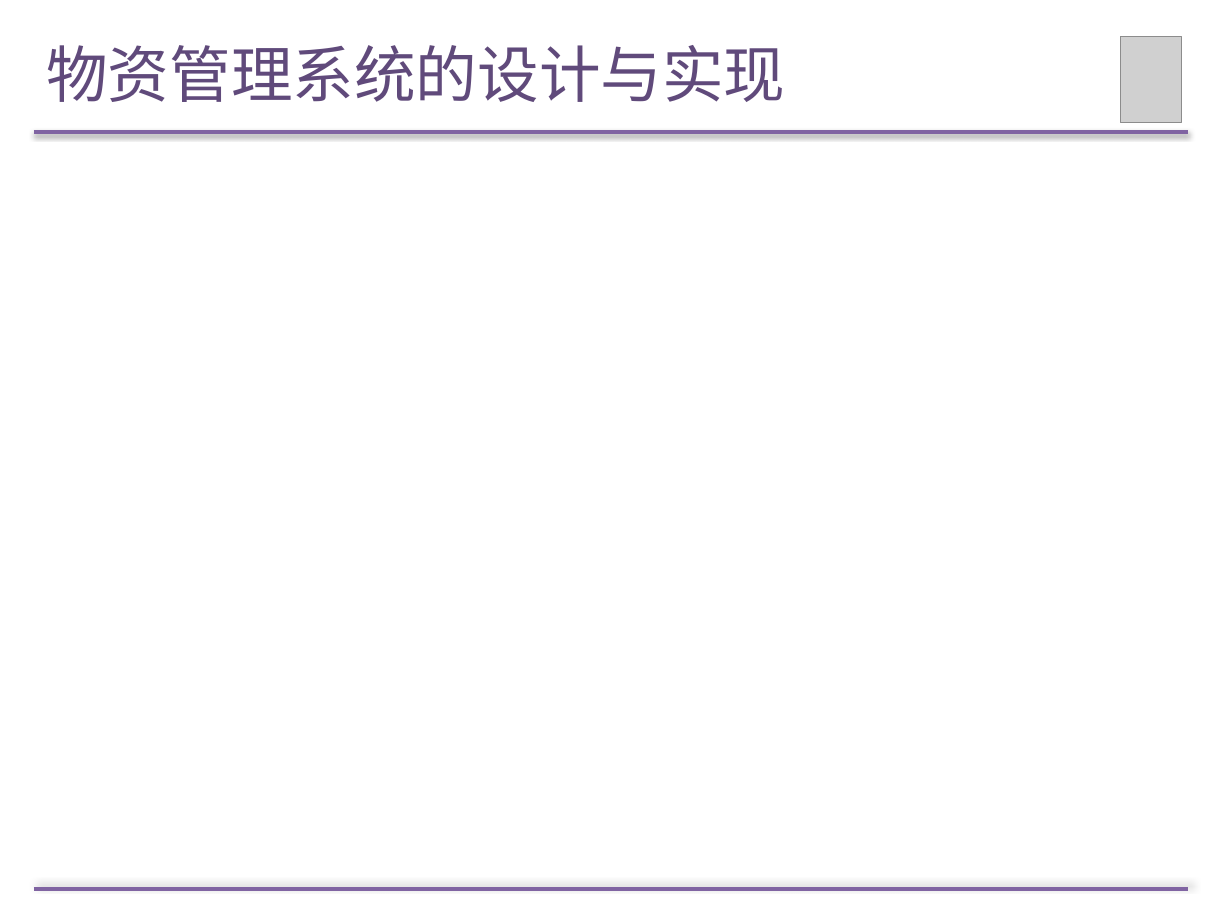
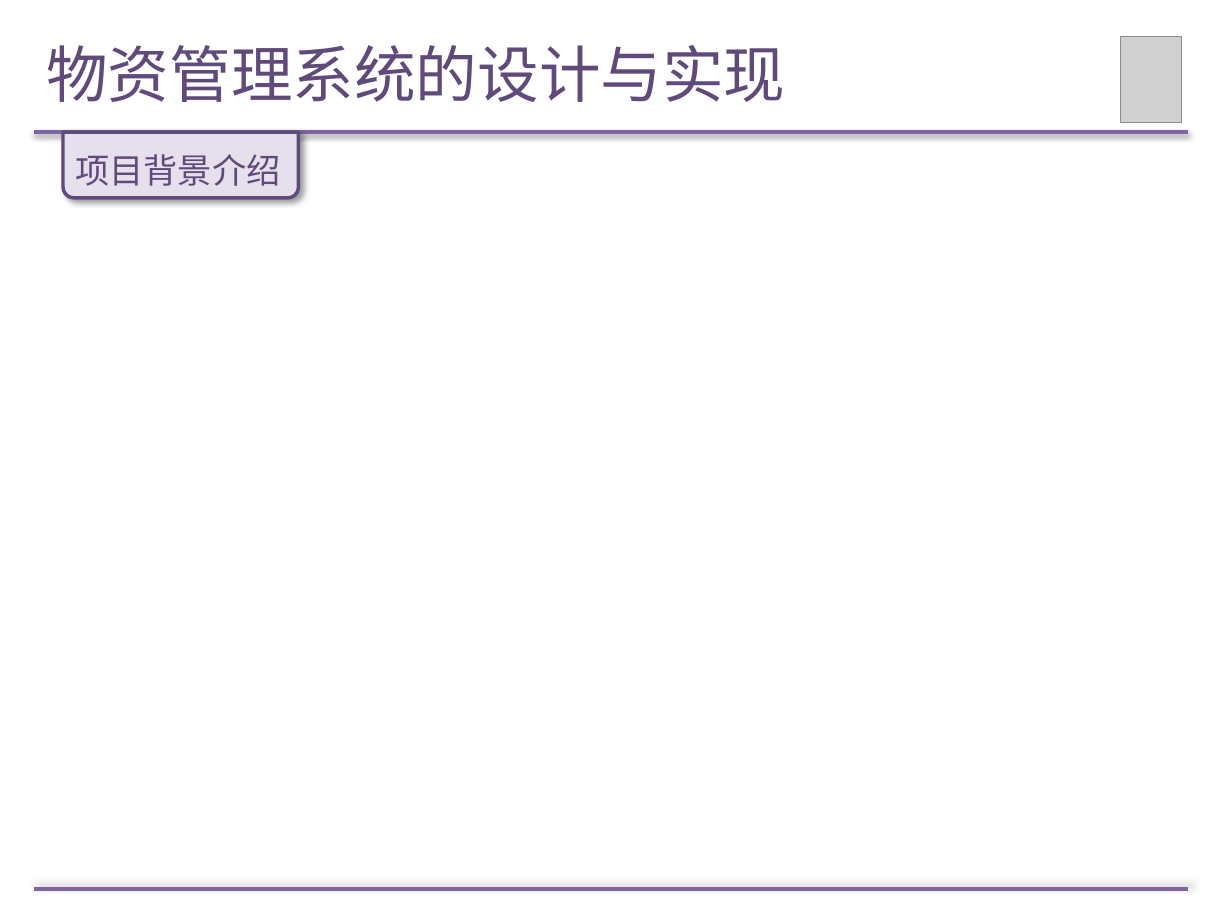
Before and after one commit to Wendy-Wu/LM-paper, a slide deck: slide 8 of 论文答辩PPT.pptx. Drawn at 1232x924 pixels with LibreOffice and Linux fonts; fonts in the diff are those of the drawing; grey boxes stand for pictures. Boxes give left, top, right and bottom in pixels: in the first picture for what was removed or moved away, otherwise in the second. Text is boxed around its words. In the diff, an @@ line names an element or a change of style, - is before the commit and + after.

```diff
--- a/论文答辩PPT.pptx
+++ b/论文答辩PPT.pptx
@@ round same rect added at <box>63,132,298,197</box>, fill #E6E0EC, outline #604A7B 2 pt @@
@@ text added at <box>75,154,281,186</box>, 20 pt, text #604A7B @@
+项目背景介绍
```
Also in this commit, not shown: 5 other slides changed.
